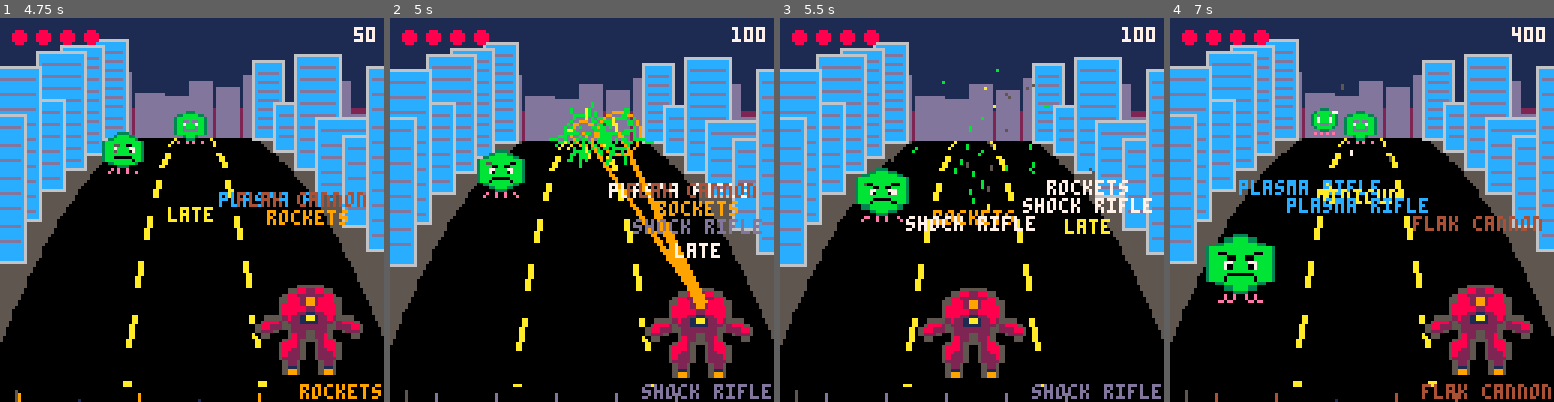
Above: before the commit, frames 1-4 (left to right).
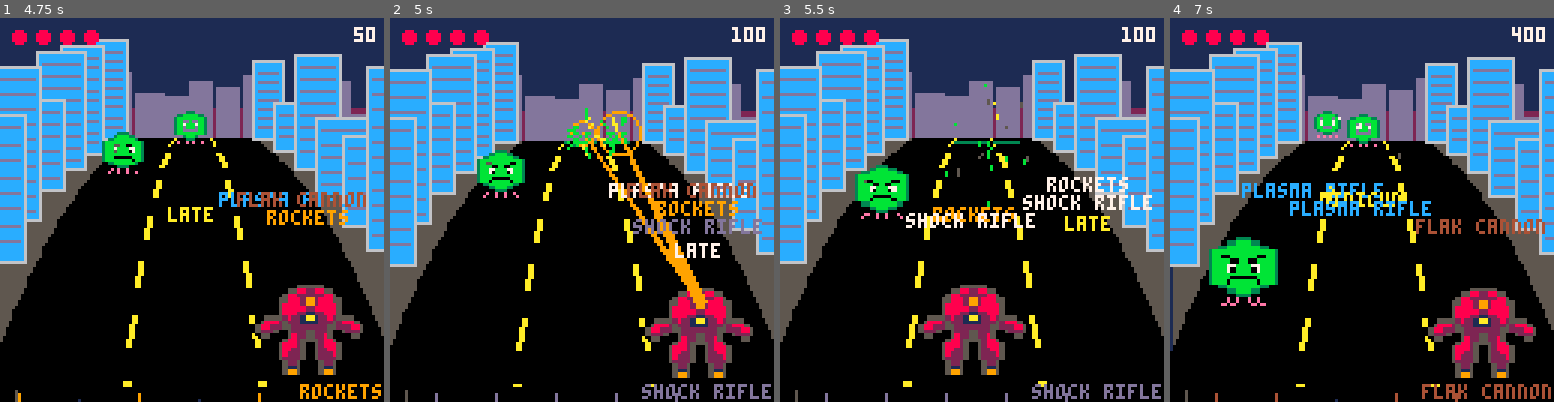
Above: after the commit, the same moments.

Repository: drachis/carts
Game: PICO-8 cartridge proj/crestbeat/crestbeat.p8
The game is run twice, just before and just after one commit, with the same random seed, the same clock (stepped at 60 frames per second) and the same inputs.
Inputs:
- Up to frame 1 (4.75 s): tap X (X key) at 0.33, 1.07, 1.85, 2.97, 4.08 s; tap O (Z key) at 0.7, 1.7, 2.1, 2.5, 2.9, 3.3, 3.7, 4.1, 4.5 s; hold Right 1.6-2.1 s; hold Right 2.47-3.03 s; hold Left 3.08-3.58 s; hold Right 4.02-4.68 s
- Up to frame 2 (5 s): tap O (Z key) at 4.9 s
- Up to frame 3 (5.5 s): hold Left from 5.08 s (still down); tap X (X key) at 5.2 s; tap O (Z key) at 5.3 s
- Up to frame 4 (7 s): release Left at 5.68 s; tap O (Z key) every 0.4 s from 5.7 to 6.9 s; hold Right 6.08-6.58 s; tap X (X key) at 6.32 s; hold Right from 6.63 s (still down)

Frame 1 is identical in both runs. In frame 2, 1.2% of the frame differs, in the area x 41-69%, y 21-40%; in frame 3, 15%; in frame 4, 25%, in the area x 0-100%, y 5-97%.

Commit message:
crestbeat: gallery knockdowns: a killed alien tips over backwards from its feet, goes dark and lies there a moment, with a hard two-hit clack. 3925 tokens
Co-Authored-By: Claude Opus 5.5 <noreply@anthropic.com>

Diff:
--- a/proj/crestbeat/aliens.lua
+++ b/proj/crestbeat/aliens.lua
@@ -33,10 +33,22 @@
  burst(x,y,4,judgement.colour,2)
  if alien.hp<=0 then
   del(aliens,alien)
-  burst(x,y,24,11,3)
-  ring(x,y,20*scale,11)
+  burst(x,y,12,11,2)
   shake+=2
   sfx(3)
+  local foot_x,foot_y=project(alien.lane,alien.t)
+  add(fallen,{x=foot_x,y=foot_y,size=24*scale,age=0})
+ end
+end
+
+function draw_fallen()
+ for body in all(fallen) do
+  body.age+=1
+  local height=body.size*max(0.15,1-body.age/5)
+  if body.age>4 then pal(11,3) end
+  sspr(0,0,16,16,body.x-body.size/2,body.y-height,body.size,height)
+  pal()
+  if body.age>24 then del(fallen,body) end
  end
 end
 
--- a/proj/crestbeat/main.lua
+++ b/proj/crestbeat/main.lua
@@ -2,7 +2,7 @@
  mode=new_mode
  clock,next_beat,combo,score,shake,pulse,ended=0,0,0,0,0,0,0
  scroll,travel_speed,crest_y=0,0,horizon
- aliens,sparks,rings,popups,beams={},{},{},{},{}
+ aliens,sparks,rings,popups,beams,fallen={},{},{},{},{},{}
  make_city()
  reset_robot()
  start_stage(1)
@@ -176,6 +176,7 @@
  clip()
  draw_buildings(false)
  draw_hazards()
+ draw_fallen()
  draw_aliens(false)
  if mode=="play" then draw_aim() end
  draw_robot()
--- a/proj/crestbeat/tests/test_rhythm.lua
+++ b/proj/crestbeat/tests/test_rhythm.lua
@@ -80,6 +80,13 @@
  name=armed(3,{-1,0,1})
  step_to(6.01)
  check(name.." kill their target and splash the streets beside",#aliens==2 and aliens[1].hp==alien_hp-guns[3].splash,#aliens.." left, hp "..aliens[1].hp)
+ check("a killed alien is knocked down where it stood",#fallen==1 and fallen[1].x==64,#fallen.." down")
+ game_draw()
+ game_draw()
+ dump_screen("rhythm_knockdown")
+ fallen[1].age=0
+ for i=1,6 do draw_fallen() end
+ check("and lies flat after a few frames",fallen[1] and fallen[1].age==6,"age "..tostr(fallen[1] and fallen[1].age))
 
  reset("play")
  send_alien(-1,0)
Not shown, changed: the sound effects (__sfx__) section of proj/crestbeat/crestbeat.p8
Not shown, changed: the sound effects (__sfx__) section of proj/crestbeat/tests/test_boot.p8
Not shown, changed: the sound effects (__sfx__) section of proj/crestbeat/tests/test_rhythm.p8
Not shown, changed: the sound effects (__sfx__) section of proj/crestbeat/tests/test_stage_1.p8
Not shown, changed: the sound effects (__sfx__) section of proj/crestbeat/tests/test_stage_2.p8
Not shown, changed: the sound effects (__sfx__) section of proj/crestbeat/tests/test_stage_3.p8
Not shown, changed: the sound effects (__sfx__) section of proj/crestbeat/tests/test_stage_4.p8
Not shown, changed: the sound effects (__sfx__) section of proj/crestbeat/tests/test_stage_5.p8
Not shown, changed: the sound effects (__sfx__) section of proj/crestbeat/tests/test_stage_6.p8
Not shown, changed: the sound effects (__sfx__) section of proj/crestbeat/tests/test_stage_7.p8
Not shown, changed: the sound effects (__sfx__) section of proj/crestbeat/tests/test_stage_8.p8
Not shown, changed: proj/crestbeat/notes/aliens.md
